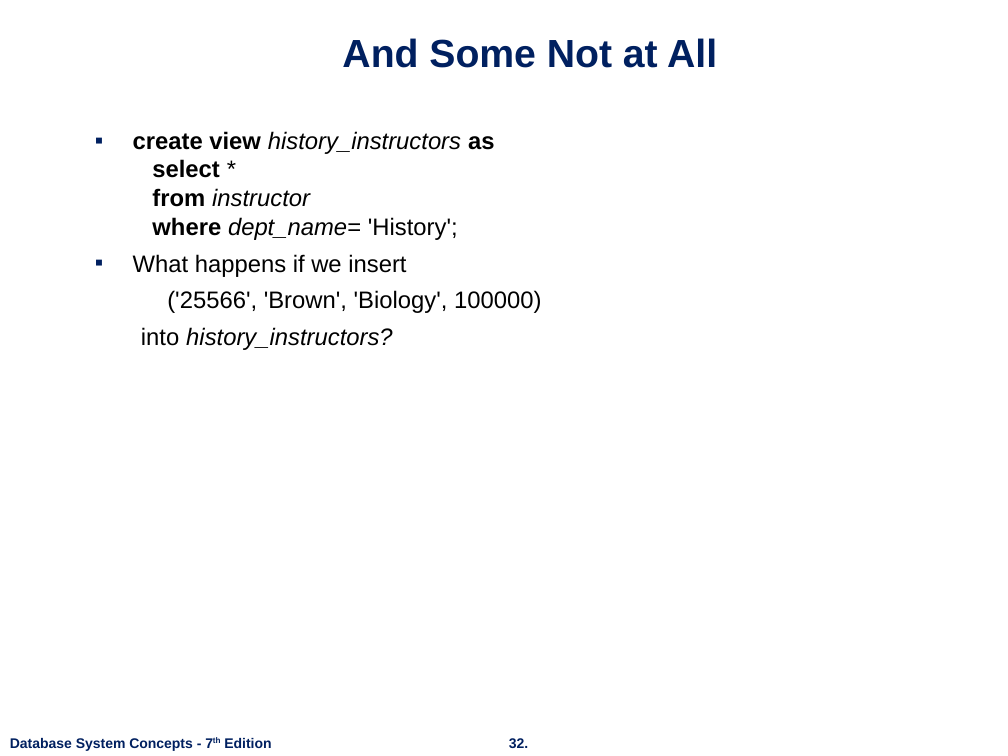
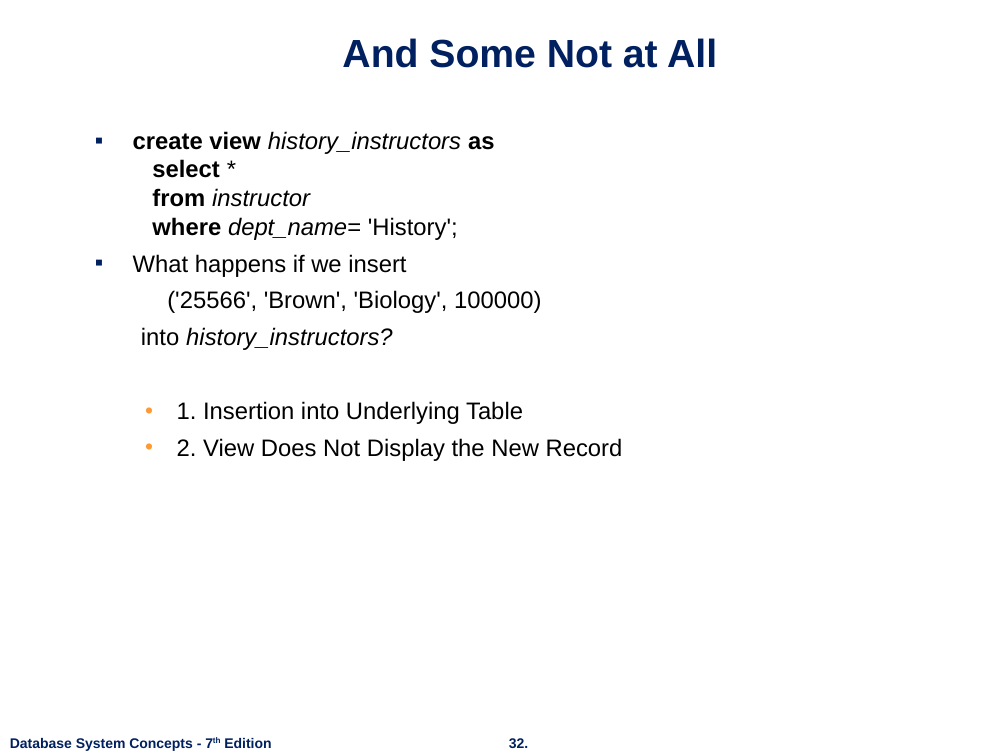
Before and after one commit to nashurgessa/DB-practices, a slide deck: slide 32 of Slides/L10-12 Intermediate SQL.pptx. Drawn at 1008x756 pixels with LibreOffice and Linux fonts; fonts in the diff are those of the drawing; background and template pictures are left out. Boxes give left, top, right and bottom in pixels: in the first picture for what was removed or moved away, otherwise in the second. Text is boxed around its words. In the diff, an @@ line names an element or a change of style, - is before the commit and + after.

```diff
--- a/Slides/L10-12 Intermediate SQL.pptx
+++ b/Slides/L10-12 Intermediate SQL.pptx
@@ text at [177, 401, 623, 461]: paragraphs added @@
+  • 1. Insertion into Underlying Table
+  • 2. View Does Not Display the New Record
```
Also in this commit, not shown: 5 other slides changed, 1 slide added.
